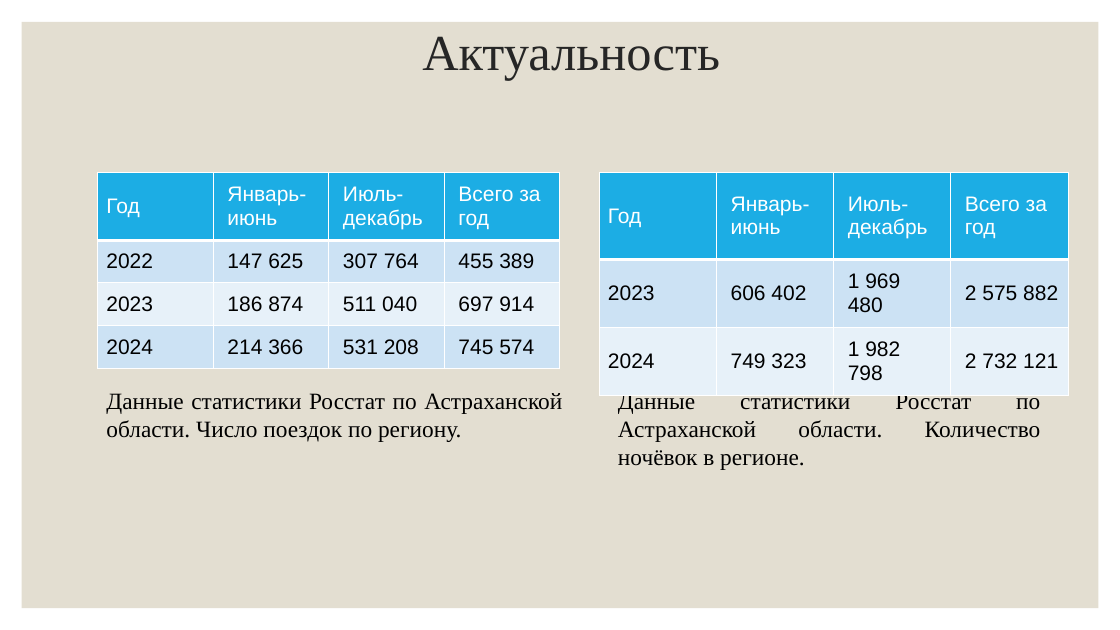
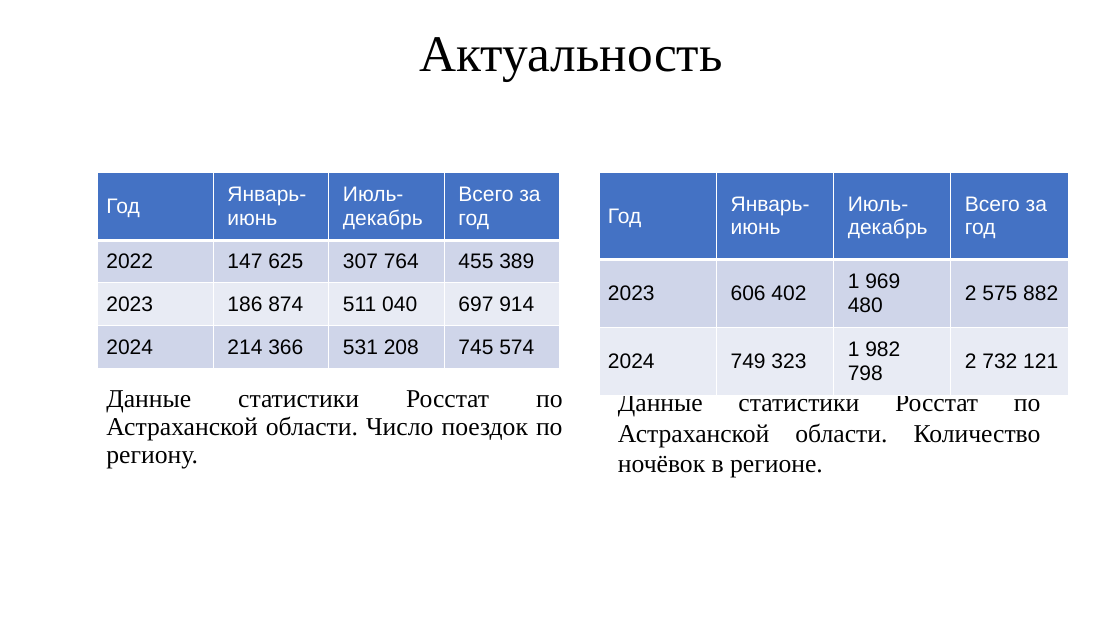
Before and after one commit to RAdKuzur/ASU, a slide deck: slide 4 of Магистерская/Предзащита(после Синельщикова).pptx. Drawn at 1120x630 pixels with LibreOffice and Linux fonts; fonts in the diff are those of the drawing. Boxes give left, top, right and bottom in pixels: in the first picture for what was removed or moved away, otherwise in the second. Text is boxed around its words. In the diff, an @@ line names an element or a change of style, - is before the commit and + after.

```diff
--- a/Магистерская/Предзащита(после Синельщикова).pptx
+++ b/Магистерская/Предзащита(после Синельщикова).pptx
@@ rectangle removed at [22,22,1099,608] @@
@@ title "Актуальность" at [419,37,722,81]: size 43.2 to 44 pt, text colour #262626 to #000000 @@
@@ table at [98,172,562,368] @@
@@ fill #1CADE4 to #4472C4 in row 1 @@
@@ fill #CDE3F5 to #CFD5EA in 8 cells @@
@@ fill #E8F1FA to #E9EBF5 in row 3 @@
@@ table at [600,172,1067,385] @@
@@ fill #1CADE4 to #4472C4 in row 1 @@
@@ fill #CDE3F5 to #CFD5EA in row 2 @@
@@ fill #E8F1FA to #E9EBF5 in row 3 @@
@@ text "Данные статистики Росстат по Астраханской ..." at [106,390,563,468]: size 20 to 22 pt; line spacing 1 to 0.9; more space between paragraphs @@
@@ text "Данные статистики Росстат по Астраханской ..." at [618,396,1041,478]: size 20 to 22 pt @@
```
Also in this commit, not shown: 7 other slides changed.
